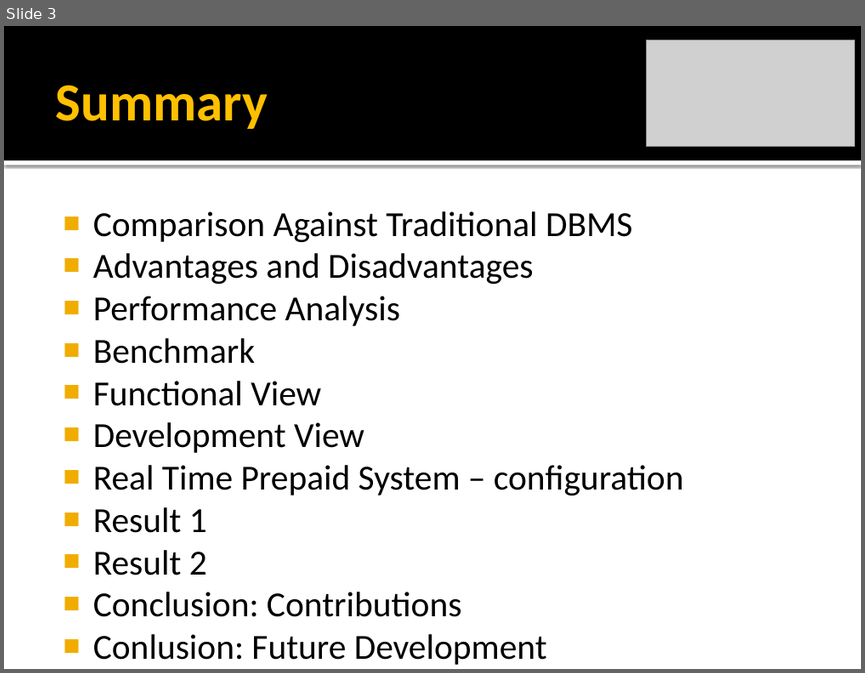
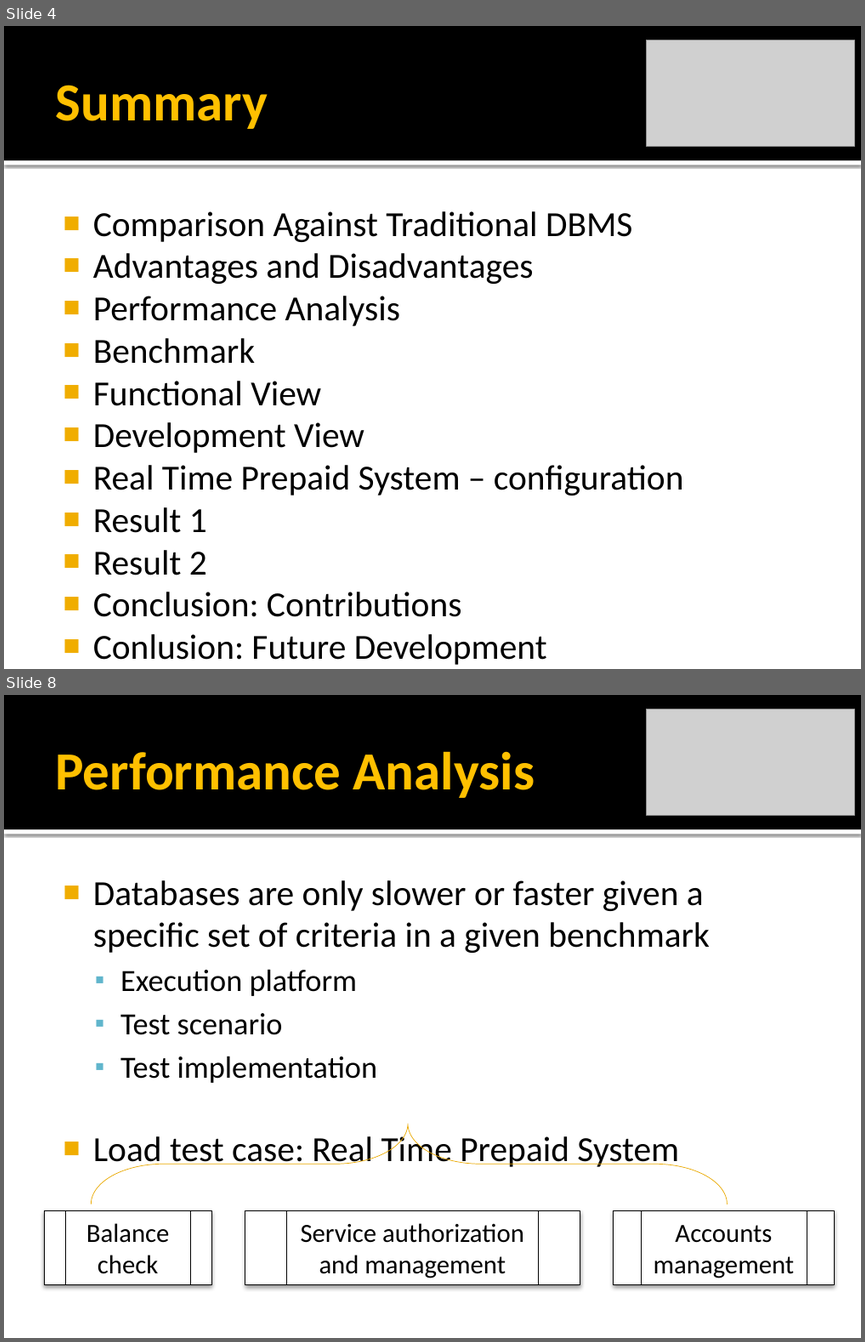
Before and after one commit to rickilama54/portable-db-bench, a slide deck: tesi/presentazione/Barbagallo-IMDB.pptx. Shown one above the other, each under a label of ours: slide 3 before the commit, slides 4 and 8 after it; the slides between them are not shown. The pictures are 865x673 and 865x1342 pixels, drawn with LibreOffice and Linux fonts; fonts in the diff are those of the drawing; grey boxes stand for pictures. Boxes give left, top, right and bottom in pixels: in the first picture for what was removed or moved away, otherwise in the second. Text is boxed around its words. In the diff, an @@ line names an element or a change of style, - is before the commit and + after.

```diff
--- a/tesi/presentazione/Barbagallo-IMDB.pptx
+++ b/tesi/presentazione/Barbagallo-IMDB.pptx
@@ slide 8 added at (x1=4, y1=695, x2=861, y2=1338), background #FFFFFF; not listed: 2 template elements that a slide beside it also shows @@
@@ picture added at (x1=647, y1=709, x2=854, y2=816) @@
@@ title added at (x1=55, y1=751, x2=534, y2=798), 45 pt, text #FFC000, bold @@
+Performance Analysis
@@ text added at (x1=93, y1=880, x2=710, y2=1170), 29.6 pt, text #000000 @@
+■ Databases are only slower or faster given a specific set of criteria in a given benchmark
+  ▪ Execution platform
+  ▪ Test scenario
+  ▪ Test implementation
+■ Load test case: Real Time Prepaid System
@@ right brace added at (x1=92, y1=1123, x2=727, y2=1204), outline #EBA900 0.5 pt @@
@@ flow chart predefined process added at (x1=44, y1=1211, x2=211, y2=1285), fill #FFFFFF, outline #000000 0.5 pt, 22 pt, text #000000 @@
+Balance check
@@ flow chart predefined process added at (x1=245, y1=1211, x2=579, y2=1285), fill #FFFFFF, outline #000000 0.5 pt, 22 pt, text #000000 @@
+Service authorization and management
@@ flow chart predefined process added at (x1=613, y1=1211, x2=834, y2=1285), fill #FFFFFF, outline #000000 0.5 pt, 22 pt, text #000000 @@
+Accounts management
@@ what was slide 3 is now slide 4 @@
```
Also in this commit, not shown: 1 slide changed, 10 other slides added, 9 slides removed.
